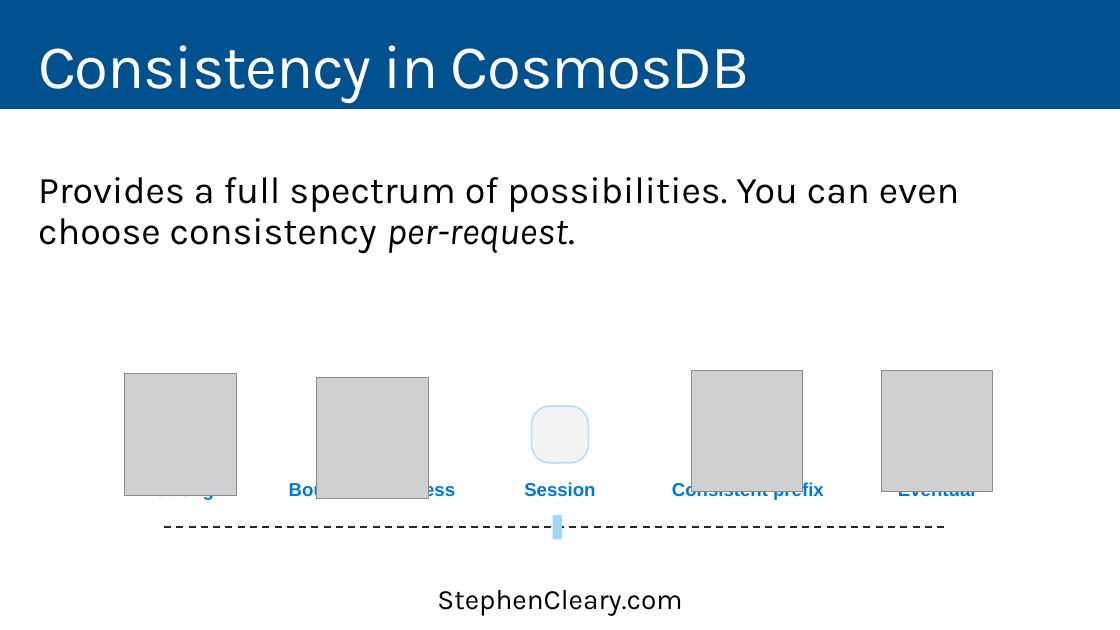
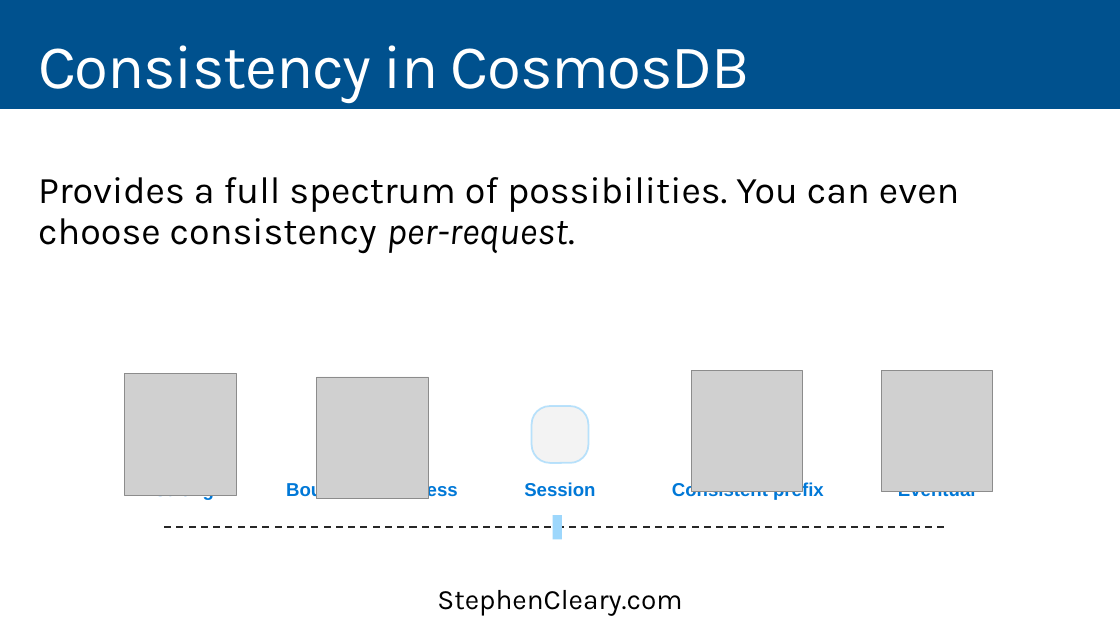
Before and after one commit to StephenCleary/Presentations, a slide deck: slide 17 of CosmosDB/CosmosDB - 16.9.pptx. Drawn at 1120x630 pixels with LibreOffice and Linux fonts; fonts in the diff are those of the drawing; grey boxes stand for pictures. Boxes give left, top, right and bottom in pixels: in the first picture for what was removed or moved away, otherwise in the second. Text is boxed around its words. In the diff, an @@ line names an element or a change of style, - is before the commit and + after.

```diff
--- a/CosmosDB/CosmosDB - 16.9.pptx
+++ b/CosmosDB/CosmosDB - 16.9.pptx
@@ text at [286,482,458,501]: text changed @@
-Bounded-stateless
+Bounded-staleness
```
Also in this commit, not shown: 15 other slides changed, 4 other files.
